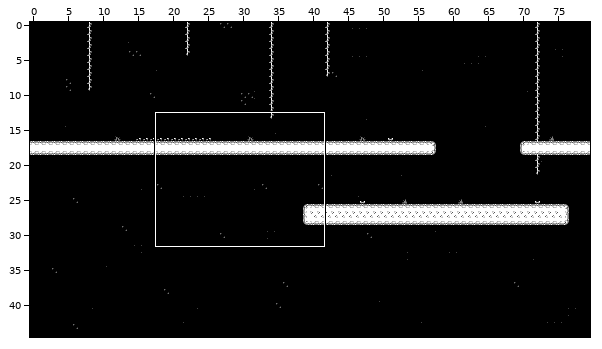
Tiled map, stored at Output/Assets/map/Map.tmx. The picture above shows the old version from afar; the outline marks the close-up.
Close-up. Before the commit:
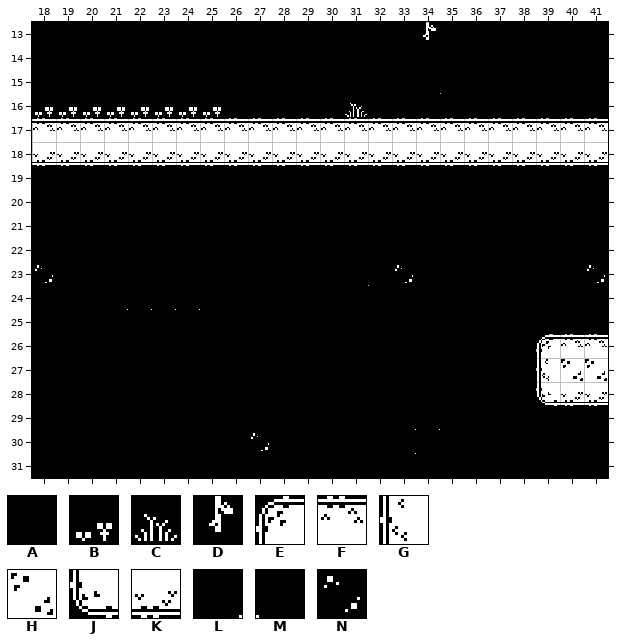
Cells are 16x16 px. Shown: x 18..41, y 13..31. The commit also changed other parts of the map, which this record leaves out. The old version is drawn lined up with the new one.
Key: from "TileSet": A 0, B 16, C 18, D 39, E 87, F 88, G 107, H 108, J 127, K 128, L 214, M 234, N 291.
_ is an empty cell.
Layer "Capa de patrones 1" before, first column x 18:
13 AAAAAAAAAAAAAAAADAAAAAAA
14 AAAAAAAAAAAAAAAAAAAAAAAA
15 AAAAAAAAAAAAAAAAAMAAAAAA
16 BBBBBBBBAAAAACAAAAAAAAAA
17 FFFFFFFFFFFFFFFFFFFFFFFF
18 KKKKKKKKKKKKKKKKKKKKKKKK
19 AAAAAAAAAAAAAAAAAAAAAAAA
20 AAAAAAAAAAAAAAAAAAAAAAAA
21 AAAAAAAAAAAAAAAAAAAAAAAA
22 AAAAAAAAAAAAAAAAAAAAAAAA
23 NAAAAAAAAAAAAAMNAAAAAAAN
24 AAALLLLAAAAAAAAAAAAAAAAA
25 AAAAAAAAAAAAAAAAAAAAAAAA
26 AAAAAAAAAAAAAAAAAAAAAEFF
27 AAAAAAAAAAAAAAAAAAAAAGHH
28 AAAAAAAAAAAAAAAAAAAAAJKK
29 AAAAAAAAAAAAAAALLAAAAAAA
30 AAAAAAAAANAAAAALAAAAAAAA
31 AAAAAAAAAAAAAAAAAAAAAAAA
Once edited:
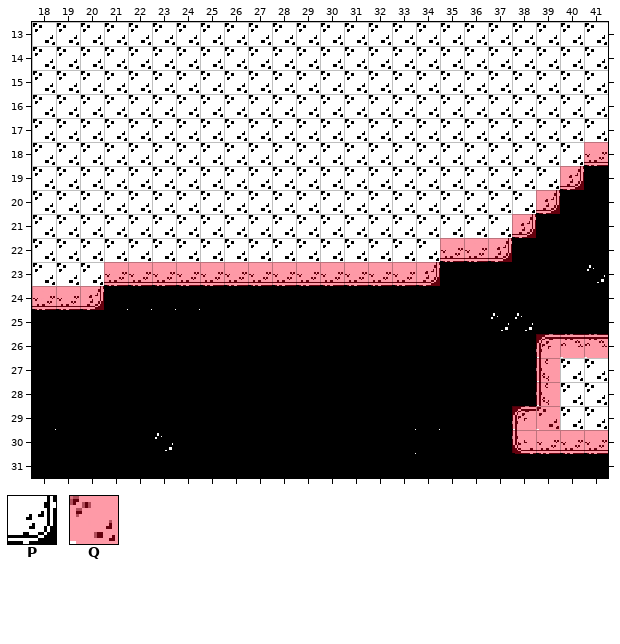
Further tiles: from "TileSet": P 129; from "meta": Q 21.
Tiles of an added or newly shown layer are drawn over the layers below it.
See-through tiles are keyed as they look on the map.
Diff:
Changed rows in their new state; . is an unchanged cell.
map size 80x30 -> 80x45 cells
Layer "Capa de patrones 1":
first column x 18:
13 HHHHHHHHHHHHHHHHHHHHHHHH
14 HHHHHHHHHHHHHHHHHHHHHHHH
15 HHHHHHHHHHHHHHHHHHHHHHHH
16 HHHHHHHHHHHHHHHHHHHHHHHH
17 HHHHHHHHHHHHHHHHHHHHHHHH
18 HHHHHHHHHHHHHHHHHHHHHHH.
19 HHHHHHHHHHHHHHHHHHHHHHP.
20 HHHHHHHHHHHHHHHHHHHHHP..
21 HHHHHHHHHHHHHHHHHHHHP...
22 HHHHHHHHHHHHHHHHHKKP....
23 HHHKKKKKKKKKKKKKP.......
24 KKP.....................
25 ...................NN...
28 .....................GHH
29 ....................EHHH
30 .....N...A..........JKKK
Layer "Colliders" (added):
first column x 18:
18 .......................Q
19 ......................Q.
20 .....................Q..
21 ....................Q...
22 .................QQQ....
23 ...QQQQQQQQQQQQQQ.......
24 QQQ.....................
26 .....................QQQ
27 .....................Q..
28 .....................Q..
29 ....................QQ..
30 ....................QQQQ
Where, in picture pixels (left, top, right, bottom), the same in both close-ups:
changed: (32, 22, 608, 310)
changed: (491, 313, 608, 454)
changed: (155, 433, 173, 451)
changed: (251, 433, 269, 451)
